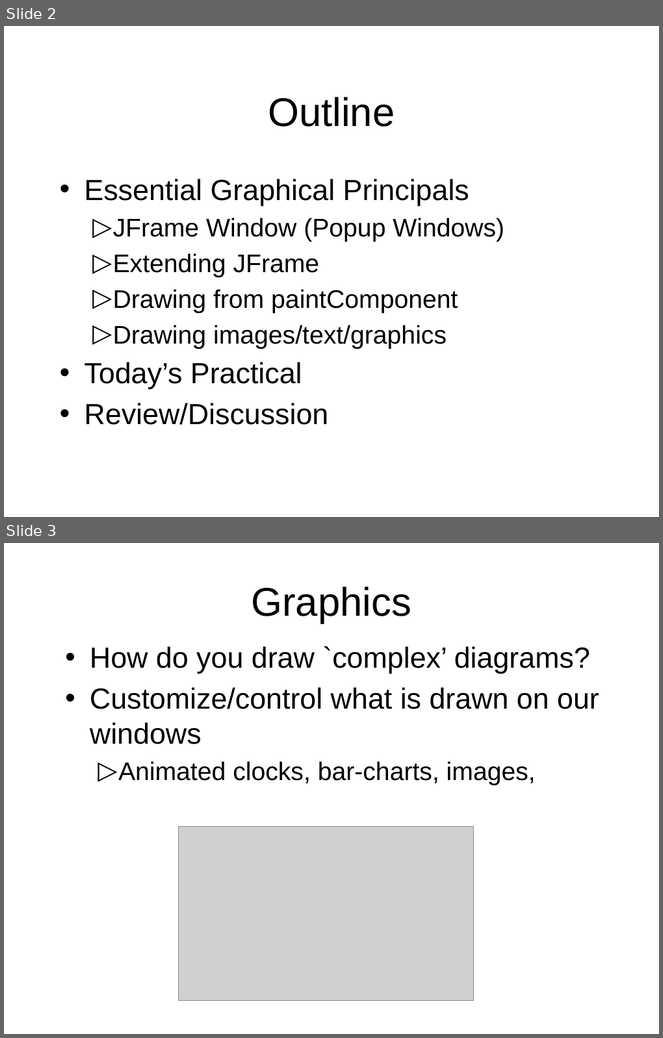
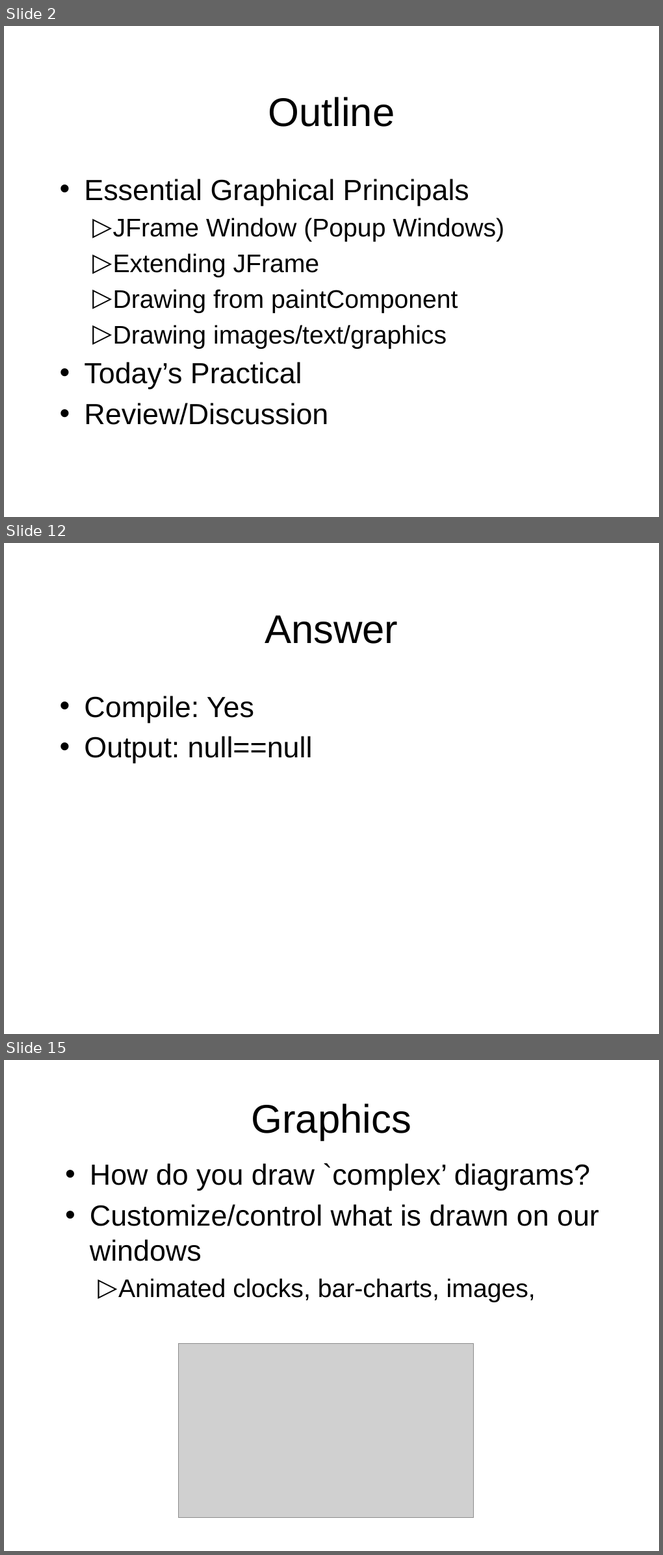
Before and after one commit to octaviordz/zjnu2017.github.io, a slide deck: OOP/lectures/080--Graphics.pptx. Shown one above the other, each under a label of ours: slides 2 and 3 before the commit, slides 2, 12 and 15 after it; the slides between them are not shown. The pictures are 663x1038 and 663x1555 pixels, drawn with LibreOffice and Linux fonts; fonts in the diff are those of the drawing; grey boxes stand for pictures. Boxes give left, top, right and bottom in pixels: in the first picture for what was removed or moved away, otherwise in the second. Text is boxed around its words. In the diff, an @@ line names an element or a change of style, - is before the commit and + after.

```diff
--- a/OOP/lectures/080--Graphics.pptx
+++ b/OOP/lectures/080--Graphics.pptx
@@ slide 12 added at [4,543,659,1034], background #FFFFFF @@
@@ title added at [265,615,398,644], 44 pt, text #000000 @@
+Answer
@@ text added at [84,696,313,763], 32 pt, text #000000 @@
+• Compile: Yes
+• Output: null==null
@@ what was slide 3 is now slide 15 @@
```
Also in this commit, not shown: 14 other slides added, 1 other file.
